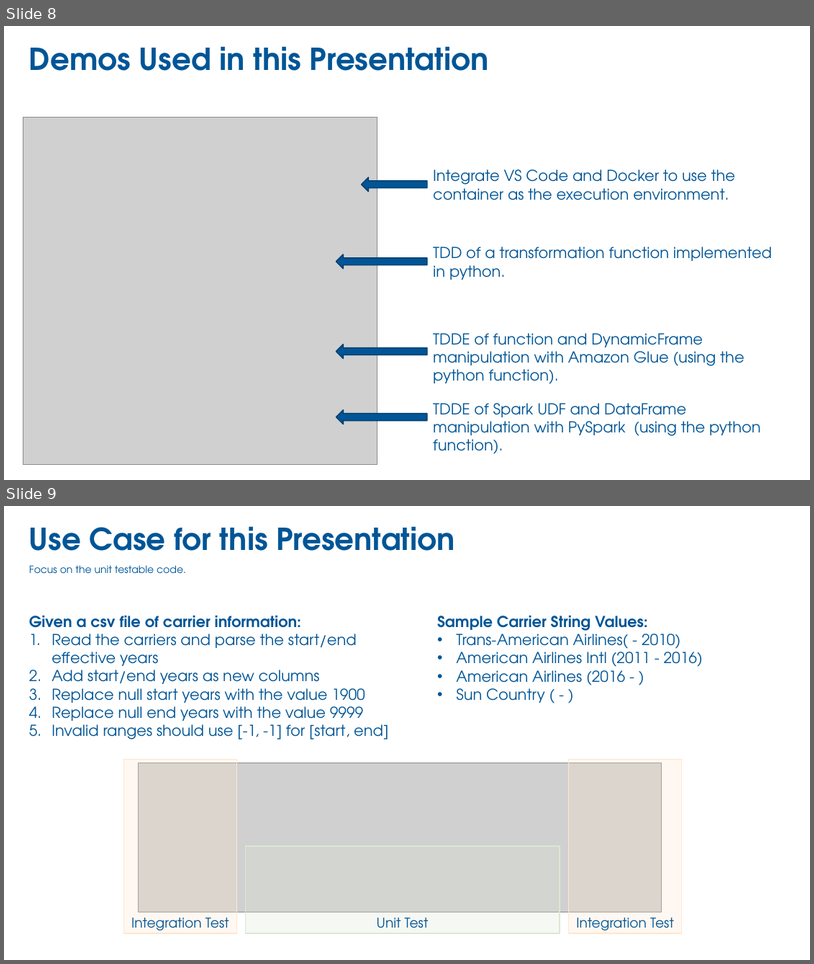
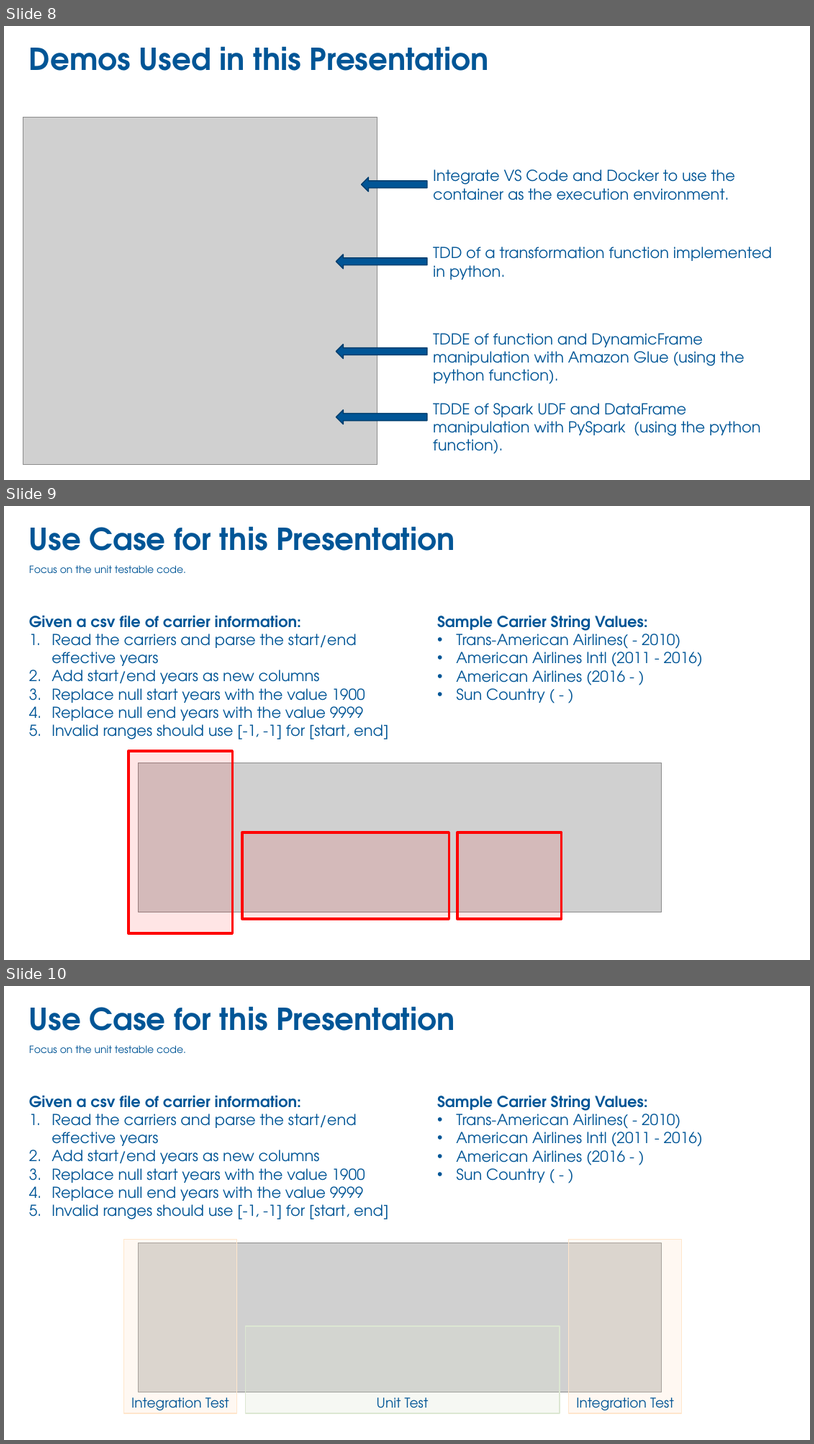
Before and after one commit to donaldsawyer/tdde-py-pyspark, a slide deck: tdde-py-pyspark-glue-docker-vscode.pptx. Shown one above the other, each under a label of ours: slides 8 and 9 before the commit, slides 8, 9 and 10 after it. The pictures are 814x964 and 814x1444 pixels, drawn with LibreOffice and Linux fonts; fonts in the diff are those of the drawing; grey boxes stand for pictures; background and template pictures are left out. Boxes give left, top, right and bottom in pixels: in the first picture for what was removed or moved away, otherwise in the second. Text is boxed around its words. In the diff, an @@ line names an element or a change of style, - is before the commit and + after.

```diff
--- a/tdde-py-pyspark-glue-docker-vscode.pptx
+++ b/tdde-py-pyspark-glue-docker-vscode.pptx
@@ slide 9 added at box(4, 506, 810, 960), background #FFFFFF @@
@@ title added at box(29, 526, 455, 551), 36 pt, text #005596, bold @@
+Use Case for this Presentation
@@ subtitle added at box(29, 565, 186, 573), 12 pt, text #005596 @@
+Focus on the unit testable code.
@@ text added at box(29, 615, 388, 739), 18 pt, text #005596 @@
+Given a csv file of carrier information:
+1. Read the carriers and parse the start/end effective years
+2. Add start/end years as new columns
+3. Replace null start years with the value 1900
+4. Replace null end years with the value 9999
+5. Invalid ranges should use [-1, -1] for [start, end]
@@ text added at box(437, 615, 703, 703), 18 pt, text #005596 @@
+Sample Carrier String Values:
+• Trans-American Airlines( - 2010)
+• American Airlines Intl (2011 - 2016)
+• American Airlines (2016 - )
+• Sun Country ( - )
@@ rectangle added at box(129, 751, 233, 933), fill #FF0000 at 10% opacity, outline #FF0000 3 pt @@
@@ picture added at box(139, 763, 661, 913) @@
@@ rectangle added at box(242, 832, 449, 919), fill #FF0000 at 10% opacity, outline #FF0000 3 pt @@
@@ rectangle added at box(458, 832, 562, 919), fill #FF0000 at 10% opacity, outline #FF0000 3 pt @@
@@ what was slide 9 is now slide 10 @@
```
Also in this commit, not shown: 7 slides changed, 10 other slides added, 1 slide removed, 5 other files.
